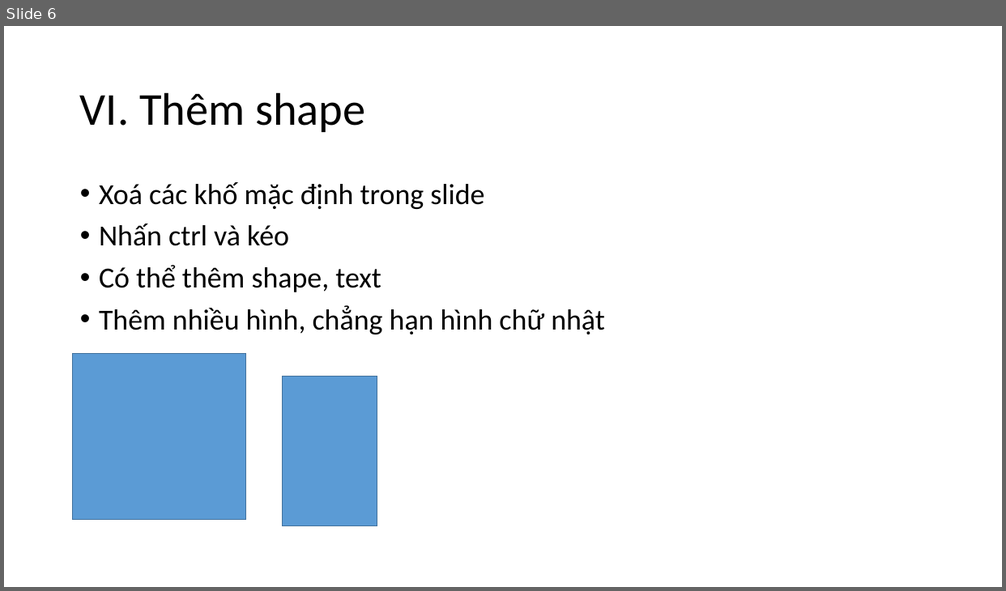
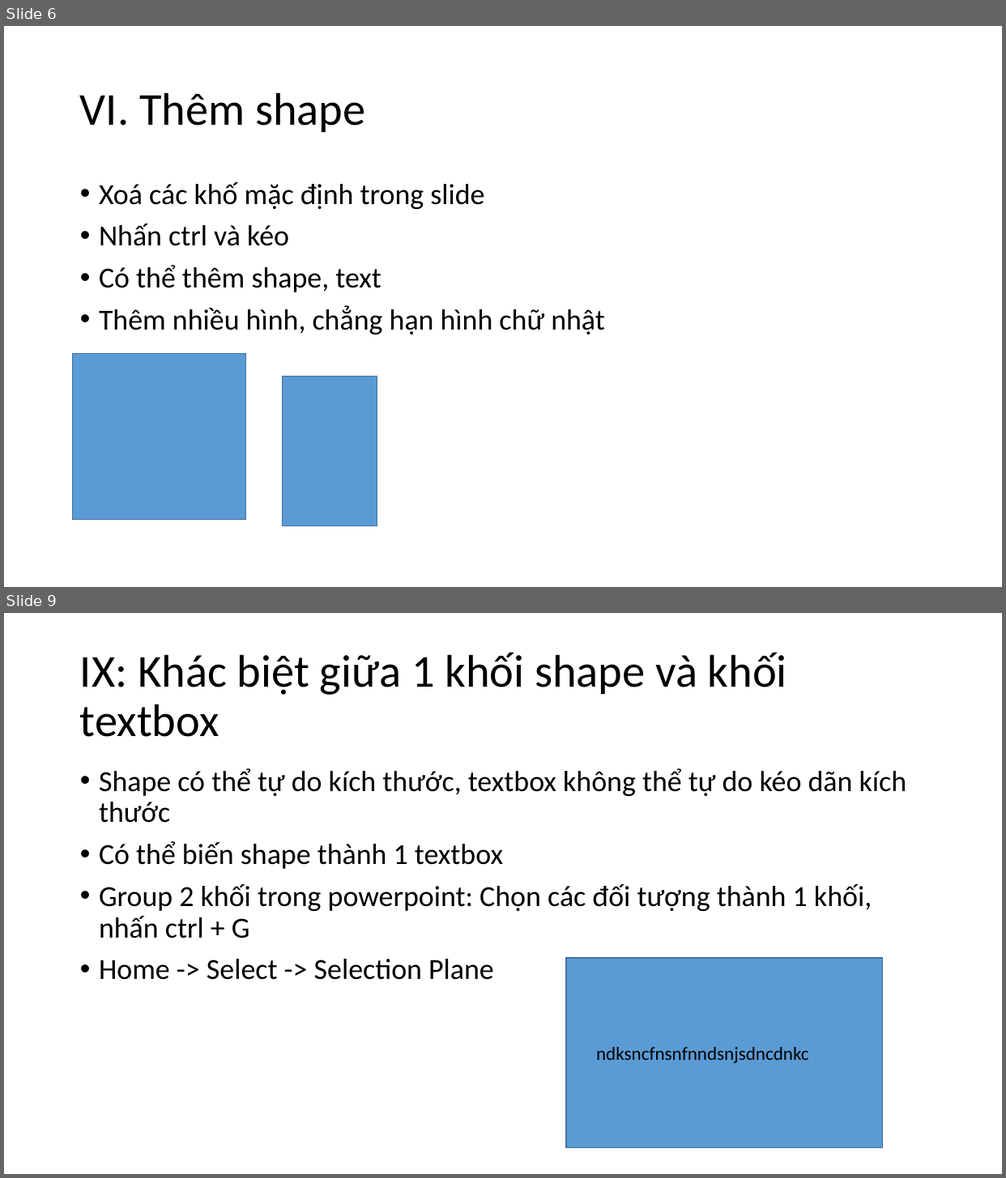
Before and after one commit to tranthanhbinh2603/PPTmasterclassV6_Powerpoint_from_A_to_Z, a slide deck: Powerpoint cơ bản.pptx. Shown one above the other, each under a label of ours: slide 6 before the commit, slides 6 and 9 after it; the slides between them are not shown. The pictures are 1006x591 and 1006x1178 pixels, drawn with LibreOffice and Linux fonts; fonts in the diff are those of the drawing. Boxes give left, top, right and bottom in pixels: in the first picture for what was removed or moved away, otherwise in the second. Text is boxed around its words. In the diff, an @@ line names an element or a change of style, - is before the commit and + after.

```diff
--- a/Powerpoint cơ bản.pptx
+++ b/Powerpoint cơ bản.pptx
@@ slide 9 added at <box>4,613,1002,1174</box>, background #FFFFFF @@
@@ title added at <box>80,652,787,737</box>, 44 pt, text #000000 @@
+IX: Khác biệt giữa 1 khối shape và khối textbox
@@ text added at <box>99,769,907,980</box>, 28 pt, text #000000 @@
+• Shape có thể tự do kích thước, textbox không thể tự do kéo dãn kích thước
+• Có thể biến shape thành 1 textbox
+• Group 2 khối trong powerpoint: Chọn các đối tượng thành 1 khối, nhấn ctrl + G
+• Home -> Select -> Selection Plane
@@ rectangle added at <box>566,958,883,1148</box>, fill #5B9BD5, outline #43739E 1 pt @@
@@ text added at <box>596,1047,809,1063</box>, 18 pt, text #000000 @@
+ndksncfnsnfnndsnjsdncdnkc
```
Also in this commit, not shown: 1 slide changed, 4 other slides added.
